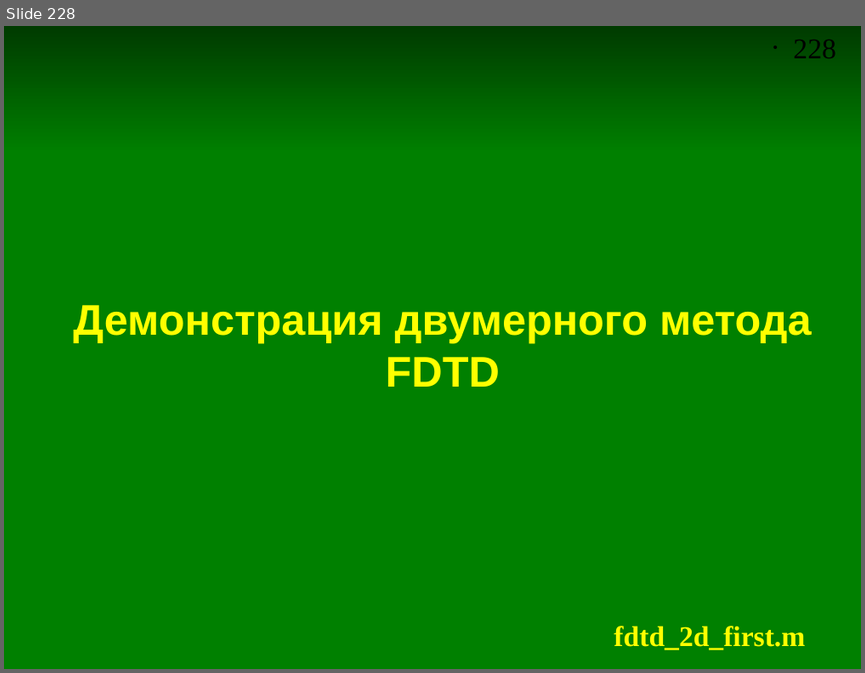
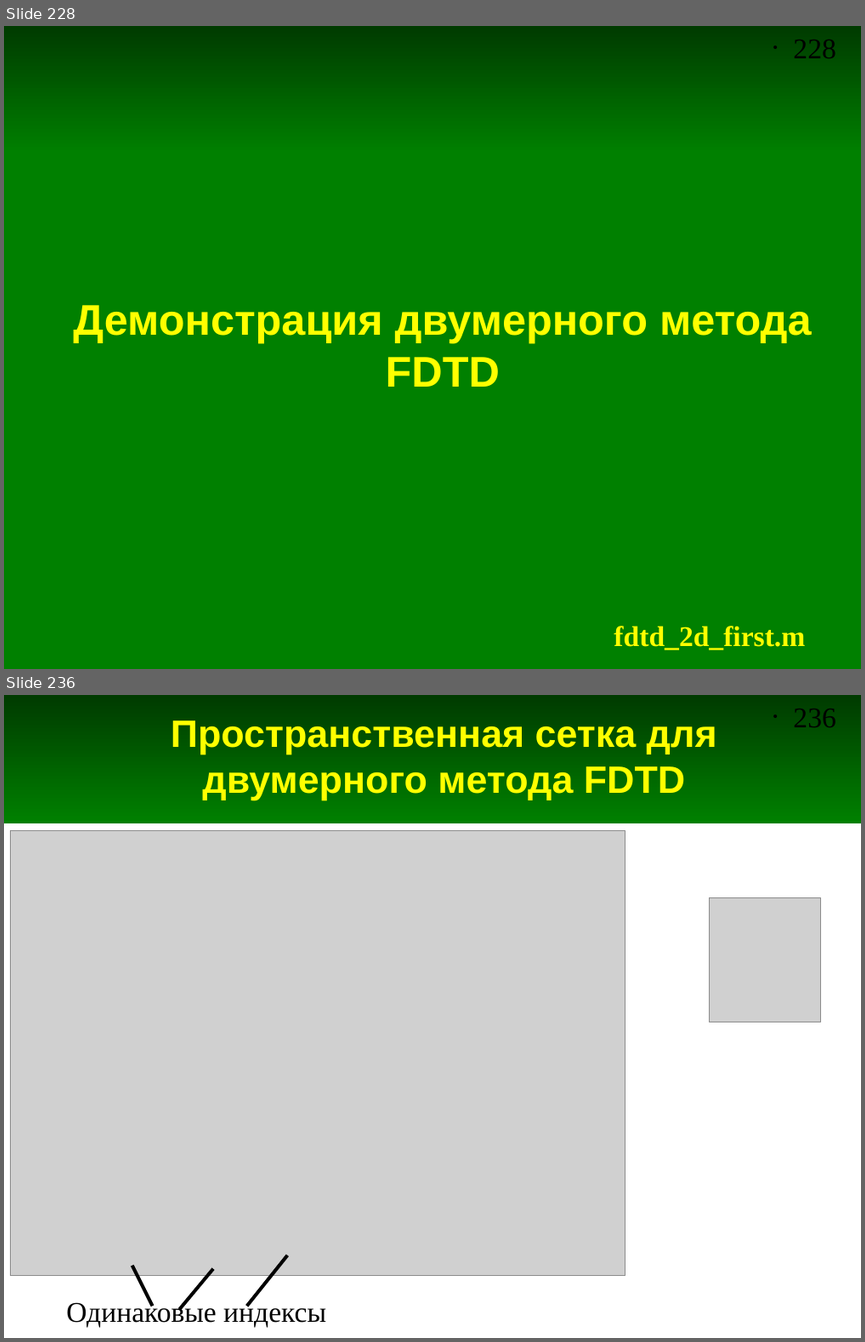
Before and after one commit to andris0147sv/modelling, a slide deck: presentations/2. FDTD.odp. Shown one above the other, each under a label of ours: slide 228 before the commit, slides 228 and 236 after it; the slides between them are not shown. The pictures are 865x673 and 865x1342 pixels, drawn with LibreOffice and Linux fonts; fonts in the diff are those of the drawing; grey boxes stand for pictures. Boxes give left, top, right and bottom in pixels: in the first picture for what was removed or moved away, otherwise in the second. Text is boxed around its words. In the diff, an @@ line names an element or a change of style, - is before the commit and + after.

Commit message:
Добавлены слайды про двумерный FDTD

```diff
--- a/presentations/2. FDTD.odp
+++ b/presentations/2. FDTD.odp
@@ slide 236 added at bbox=[4, 695, 861, 1338], background #FFFFFF; not listed: 2 template elements that a slide beside it also shows @@
@@ title added at bbox=[171, 721, 717, 800], 32 pt, text #FFFF00, bold @@
+Пространственная сетка для двумерного метода FDTD
@@ picture added at bbox=[11, 831, 625, 1276] @@
@@ picture added at bbox=[710, 897, 821, 1021] @@
@@ line added from (288, 1255) to (246, 1306), #000000 2.83 pt @@
@@ line added from (132, 1265) to (152, 1306), #000000 2.83 pt @@
@@ line added from (213, 1268) to (180, 1310), #000000 2.83 pt @@
@@ text added at bbox=[66, 1299, 326, 1327], 24 pt, text #000000 @@
+Одинаковые индексы
```
Also in this commit, not shown: 1 slide changed, 15 other slides added.
